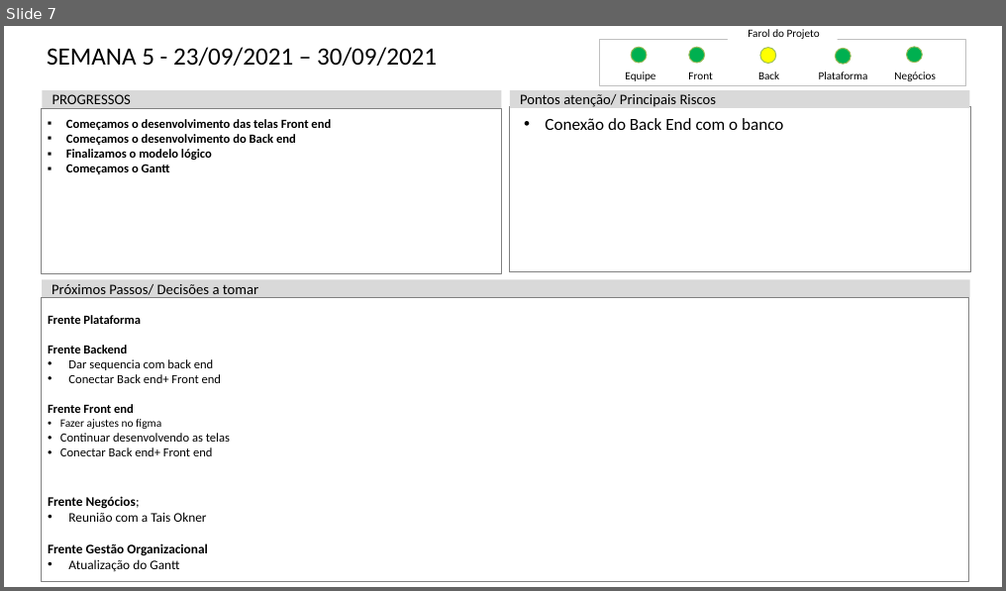
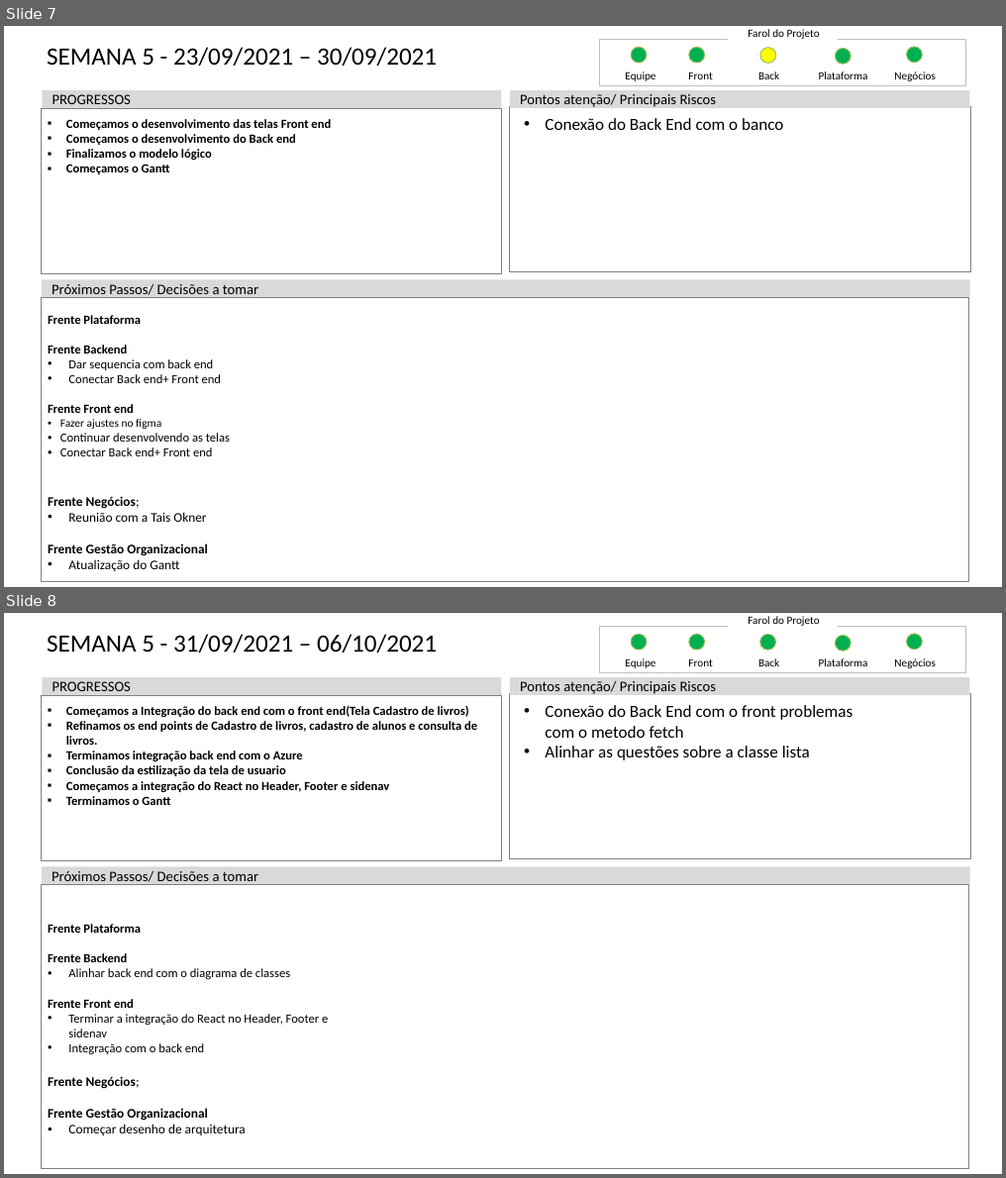
Before and after one commit to Luis-Silva80/grupo05-adsa, a slide deck: Documentação/EngenhariaDeSoftware/Mod_Status_Report-PI20202.pptx. Shown one above the other, each under a label of ours: slide 7 before the commit, slides 7 and 8 after it. The pictures are 1006x591 and 1006x1178 pixels, drawn with LibreOffice and Linux fonts; fonts in the diff are those of the drawing. Boxes give left, top, right and bottom in pixels: in the first picture for what was removed or moved away, otherwise in the second. Text is boxed around its words. In the diff, an @@ line names an element or a change of style, - is before the commit and + after.

Commit message:
Doc: Att status report

```diff
--- a/Documentação/EngenhariaDeSoftware/Mod_Status_Report-PI20202.pptx
+++ b/Documentação/EngenhariaDeSoftware/Mod_Status_Report-PI20202.pptx
@@ slide 8 added at bbox=[4, 613, 1002, 1174], background #FFFFFF @@
@@ title added at bbox=[47, 634, 437, 653], 26.5 pt, text #000000 @@
+SEMANA 5 - 31/09/2021 – 06/10/2021
@@ rectangle added at bbox=[599, 627, 966, 672], outline #BFBFBF 0.5 pt @@
@@ ellipse added at bbox=[631, 634, 647, 650], fill #00B050, outline #9BBB59 1 pt @@
@@ ellipse added at bbox=[689, 634, 705, 650], fill #00B050, outline #9BBB59 1 pt @@
@@ rectangle added at bbox=[728, 613, 838, 627], fill #FFFFFF, 11.8 pt, text #000000 @@
+Farol do Projeto
@@ ellipse added at bbox=[760, 634, 776, 650], fill #00B050, outline #9BBB59 1 pt @@
@@ ellipse added at bbox=[835, 636, 850, 651], fill #00B050, outline #9BBB59 1 pt @@
@@ ellipse added at bbox=[906, 634, 922, 649], fill #00B050, outline #9BBB59 1 pt @@
@@ text added at bbox=[625, 659, 655, 668], 11.8 pt, text #000000 @@
+Equipe
@@ text added at bbox=[688, 659, 712, 666], 11.8 pt, text #000000 @@
+Front
@@ text added at bbox=[758, 659, 779, 666], 11.8 pt, text #000000 @@
+Back
@@ text added at bbox=[819, 659, 868, 666], 11.8 pt, text #000000 @@
+Plataforma
@@ text added at bbox=[894, 659, 935, 668], 11.8 pt, text #000000 @@
+Negócios
@@ rectangle added at bbox=[41, 695, 502, 861], outline #808080 1 pt, 13.2 pt, text #000000, bold @@
+  ▪ Começamos a Integração do back end com o front end(Tela Cadastro de livros)
+  ▪ Refinamos os end points de Cadastro de livros, cadastro de alunos e consulta de livros.
+  ▪ Terminamos integração back end com o Azure
+  ▪ Conclusão da estilização da tela de usuario
+  ▪ Começamos a integração do React no Header, Footer e sidenav
+  ▪ Terminamos o Gantt
@@ rectangle added at bbox=[42, 677, 502, 695], fill #D9D9D9, 15.4 pt, text #000000 @@
+PROGRESSOS
@@ rectangle added at bbox=[510, 693, 970, 860], outline #808080 1 pt @@
@@ rectangle added at bbox=[510, 677, 969, 695], fill #D9D9D9, 15.4 pt, text #000000 @@
+Pontos atenção/ Principais Riscos
@@ text added at bbox=[545, 705, 853, 761], 18 pt, text #000000 @@
+• Conexão do Back End com o front problemas com o metodo fetch
+• Alinhar as questões sobre a classe lista
@@ rectangle added at bbox=[42, 866, 970, 884], fill #D9D9D9, 15.4 pt, text #000000 @@
+Próximos Passos/ Decisões a tomar
@@ rectangle added at bbox=[41, 884, 968, 1169], outline #808080 1 pt, 13.2 pt, text #000000 @@
+  Frente Plataforma
+  Frente Backend
+  • Alinhar back end com o diagrama de classes
+  Frente Front end
+  • Terminar a integração do React no Header, Footer e sidenav
+  • Integração com o back end
+  Frente Negócios;
+  Frente Gestão Organizacional
+  • Começar desenho de arquitetura
```
